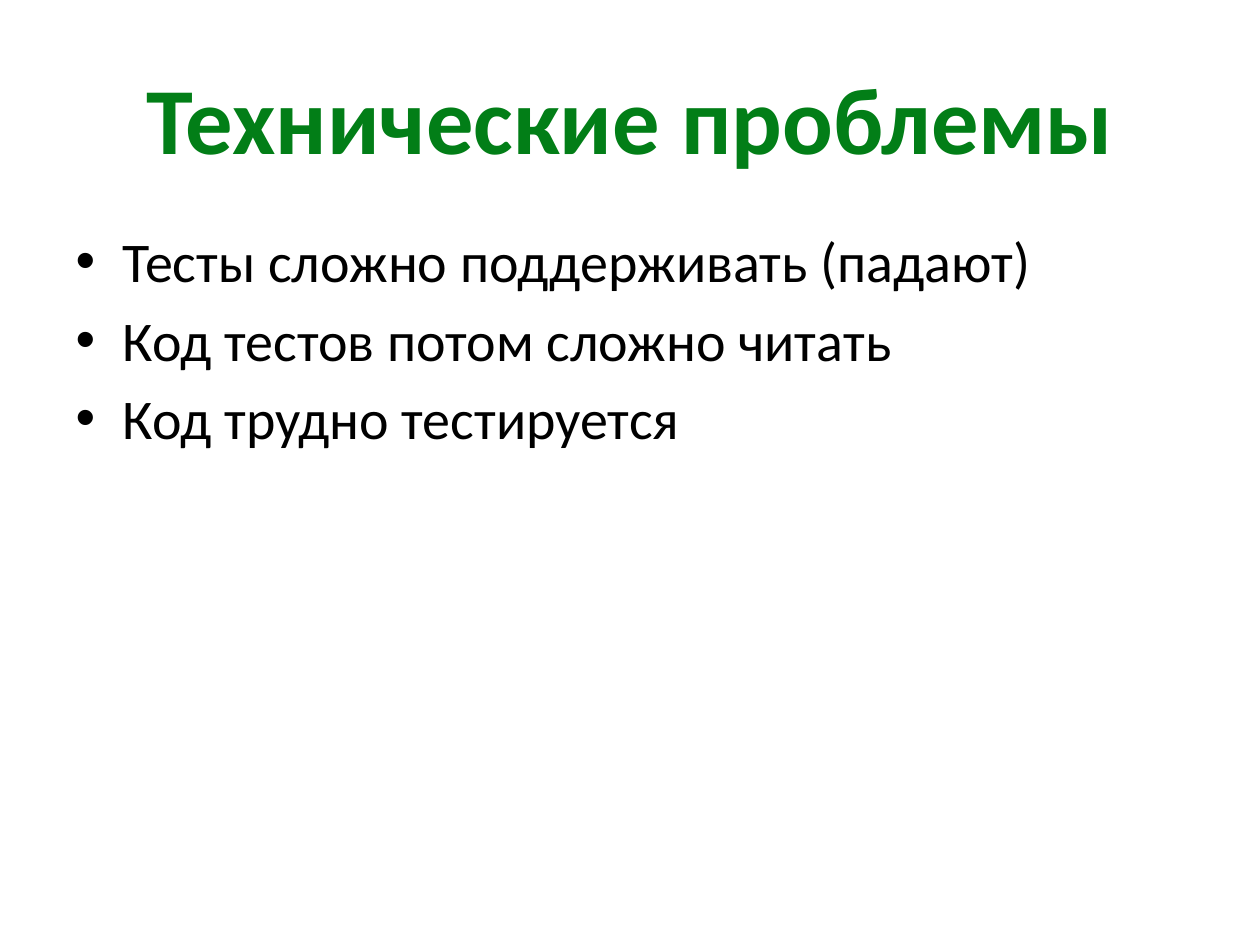
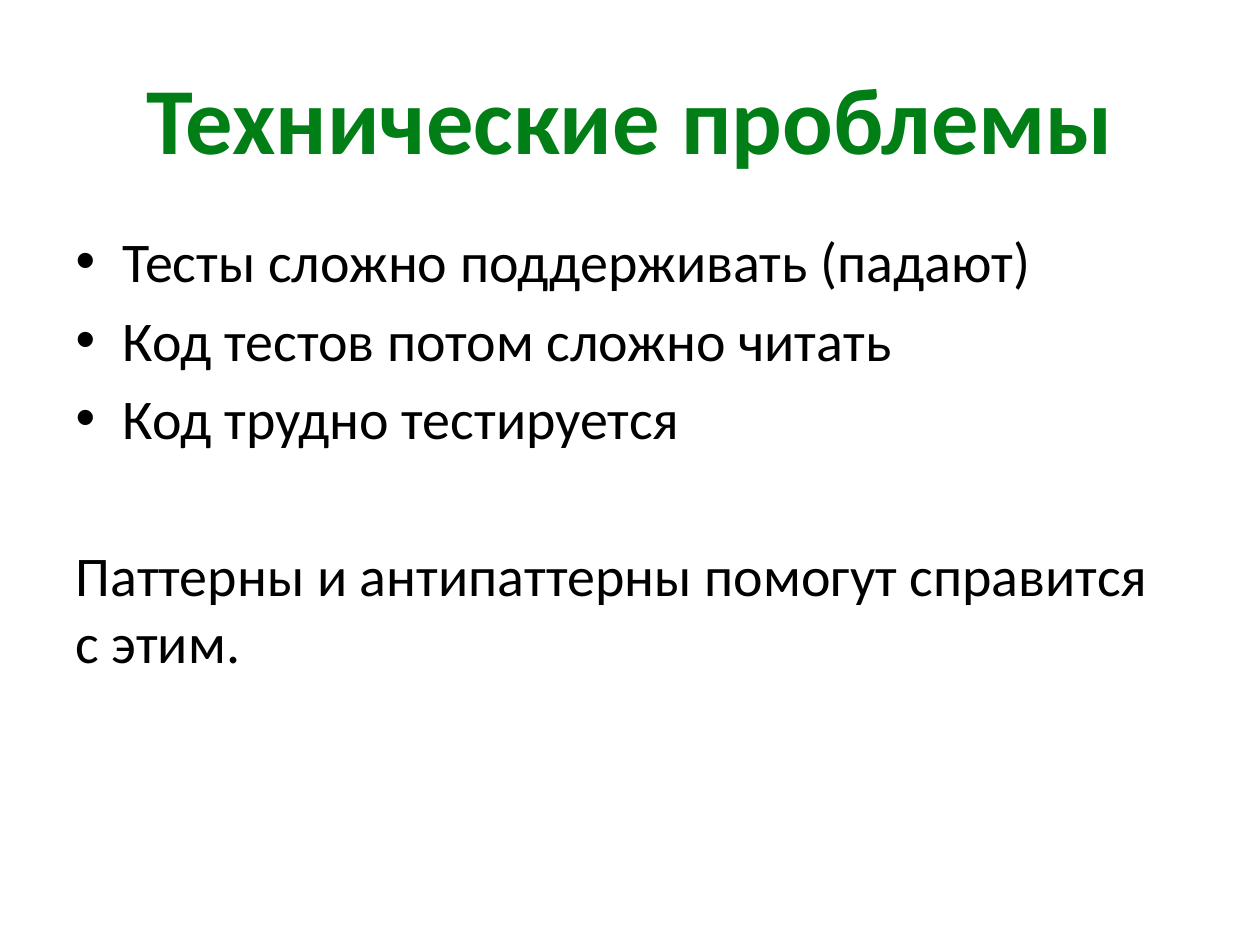
Before and after one commit to xoposhiy/testing-course, a slide deck: slide 15 of day1.pptx (slide 18 before the commit). Drawn at 1260x945 pixels with LibreOffice and Linux fonts; fonts in the diff are those of the drawing. Boxes give left, top, right and bottom in pixels: in the first picture for what was removed or moved away, otherwise in the second. Text is boxed around its words. In the diff, an @@ line names an element or a change of style, - is before the commit and + after.

```diff
--- a/day1.pptx
+++ b/day1.pptx
@@ text at <box>76,560,1148,664</box>: paragraph added @@
+Паттерны и антипаттерны помогут справится
+с этим.
```
Also in this commit, not shown: 2 other slides changed, 1 slide added, 3 slides removed, 5 other files.
